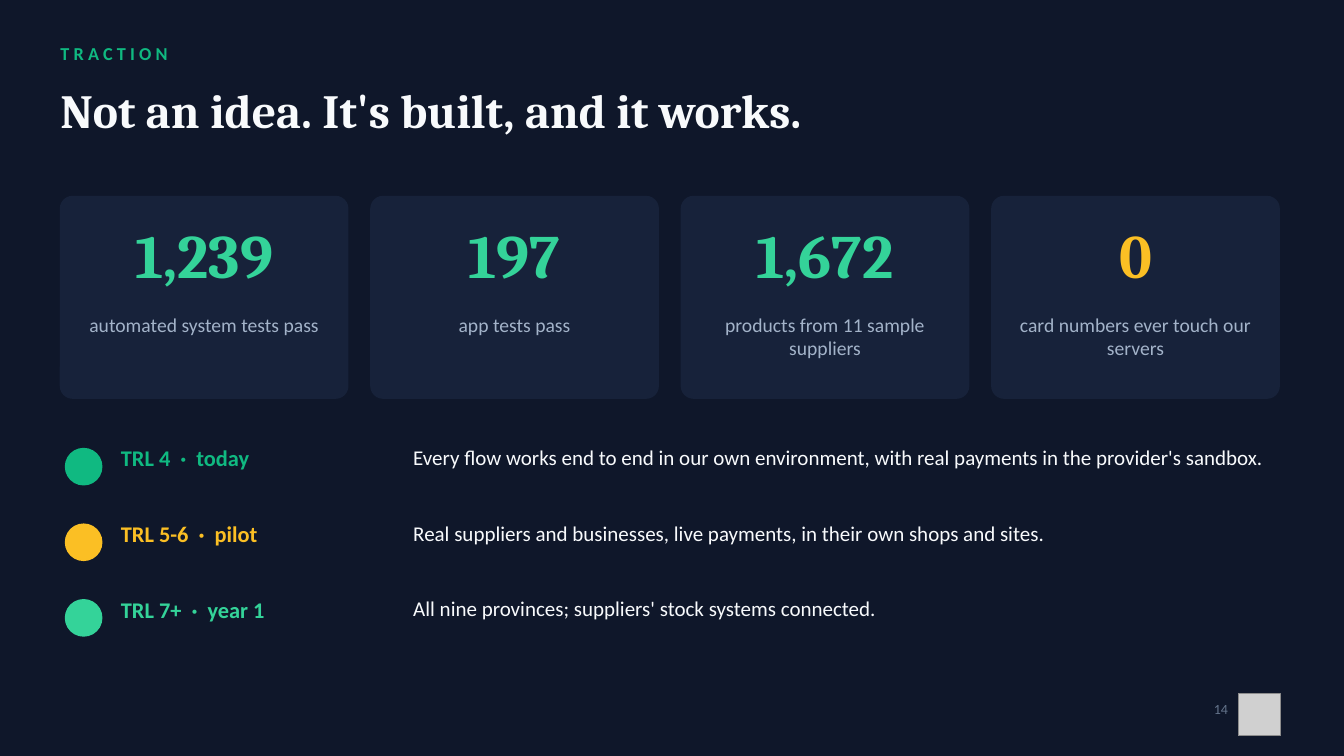
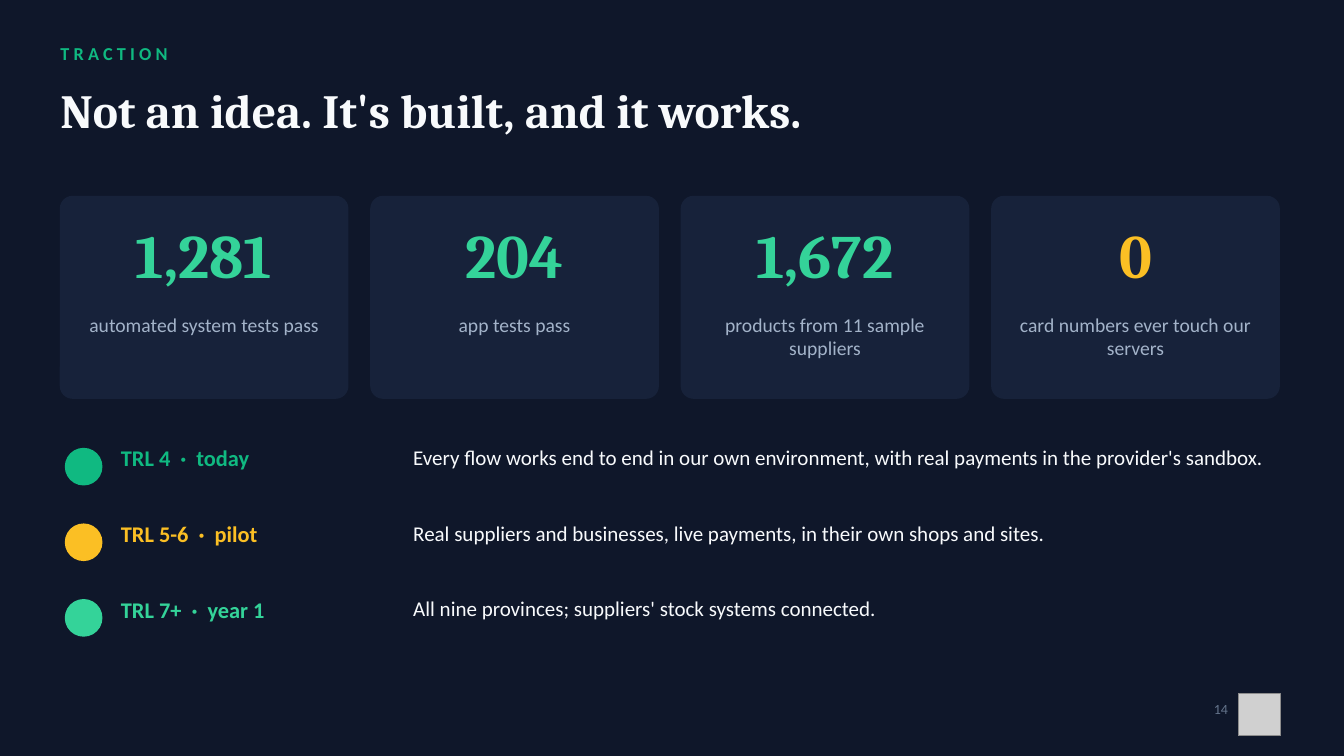
Before and after one commit to Mandla78/KasiFlow, a slide deck: slide 14 of docs/submission/05_final_submission/Akayza_Pitch_TeamPR.pptx. Drawn at 1344x756 pixels with LibreOffice and Linux fonts; fonts in the diff are those of the drawing; grey boxes stand for pictures. Boxes give left, top, right and bottom in pixels: in the first picture for what was removed or moved away, otherwise in the second. Text is boxed around its words. In the diff, an @@ line names an element or a change of style, - is before the commit and + after.

```diff
--- a/docs/submission/05_final_submission/Akayza_Pitch_TeamPR.pptx
+++ b/docs/submission/05_final_submission/Akayza_Pitch_TeamPR.pptx
@@ text at (136, 236, 272, 287): text changed @@
-1,239
+1,281
@@ text at (465, 236, 563, 279): text changed @@
-197
+204
```
Also in this commit, not shown: 1 other file.
